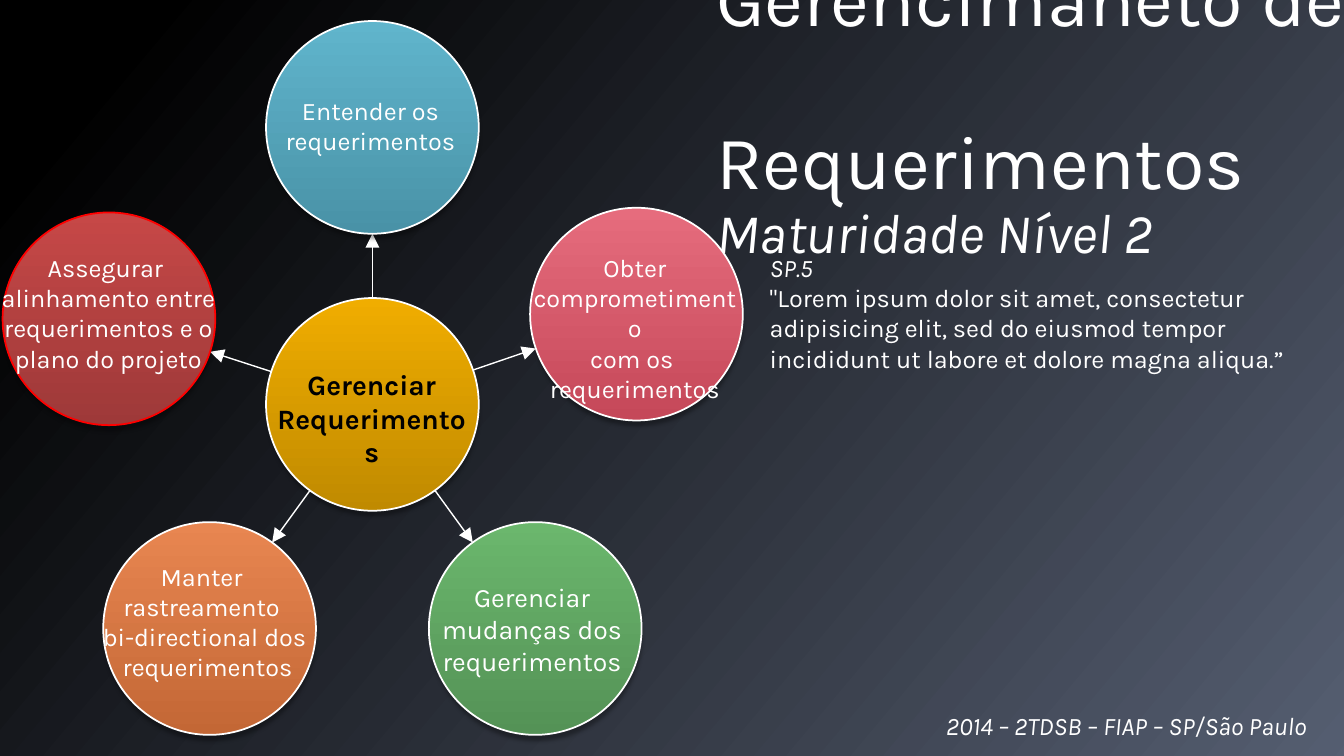
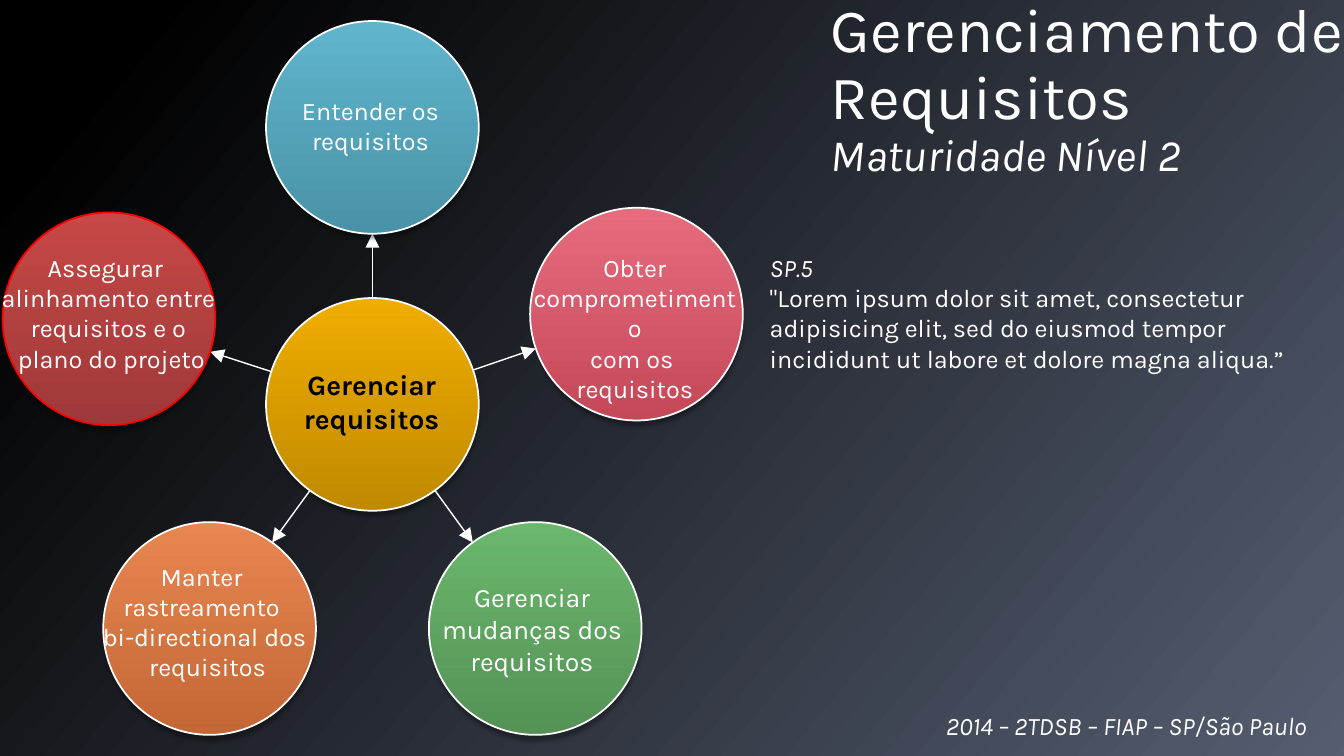
Before and after one commit to VyMajoris/CodeEaters, a slide deck: slide 6 of Qualidade de Software e Governança de TI/NAC1 - CMMI/NAC1.pptx. Drawn at 1344x756 pixels with LibreOffice and Linux fonts; fonts in the diff are those of the drawing. Boxes give left, top, right and bottom in pixels: in the first picture for what was removed or moved away, otherwise in the second. Text is boxed around its words. In the diff, an @@ line names an element or a change of style, - is before the commit and + after.

```diff
--- a/Qualidade de Software e Governança de TI/NAC1 - CMMI/NAC1.pptx
+++ b/Qualidade de Software e Governança de TI/NAC1 - CMMI/NAC1.pptx
@@ text at (831, 9, 1343, 172): text changed; size 54 to 44 pt @@
-Gerencimaneto de
-Requerimentos
-Maturidade Nível 2
+Gerenciamento de
+Requisitos
+Maturidade Nível 2
@@ text at (312, 132, 429, 156): text changed @@
-requerimentos
+requisitos
@@ text at (2, 285, 215, 374): text changed @@
-alinhamento entre requerimentos e o plano do projeto
+alinhamento entre requisitos e o
+plano do projeto
@@ text at (576, 380, 693, 404): text changed @@
-requerimentos
+requisitos
@@ text at (304, 409, 439, 436): text changed @@
-Requerimentos
+requisitos
@@ text at (442, 589, 622, 678): text changed @@
-Gerenciar mudanças dos requerimentos
+Gerenciar mudanças dos requisitos
@@ text at (149, 658, 266, 682): text changed @@
-requerimentos
+requisitos
```
Also in this commit, not shown: 6 other slides changed.
